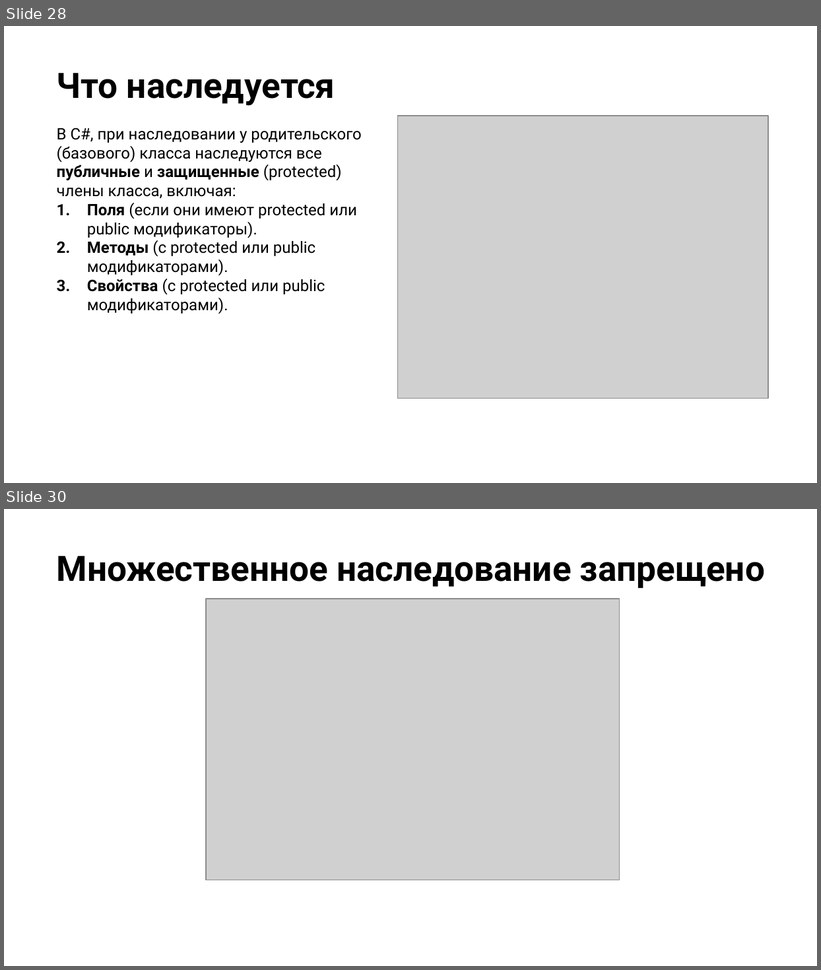
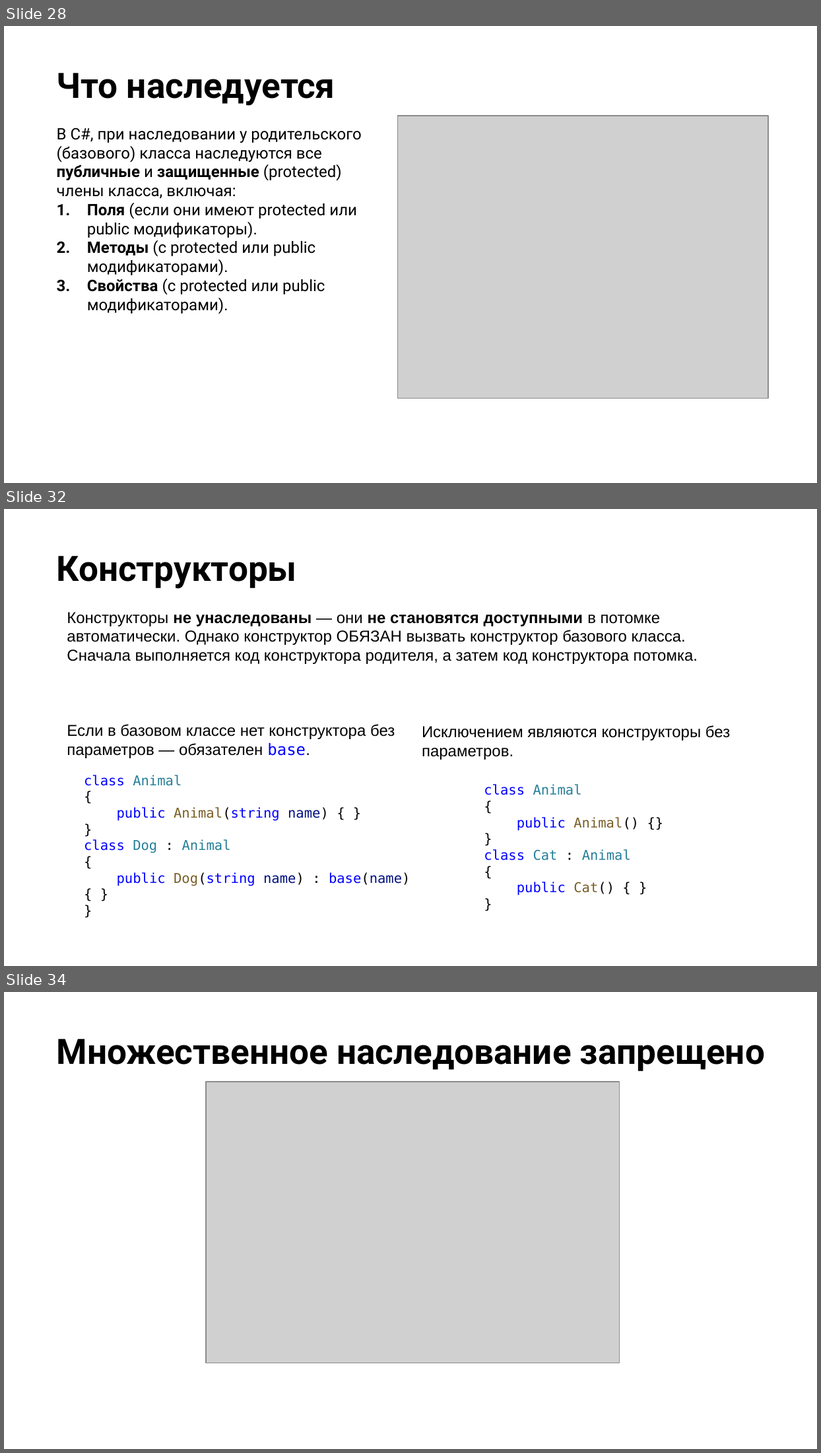
Before and after one commit to NilovPavel/OOP, a slide deck: ООПp.1.pptx. Shown one above the other, each under a label of ours: slides 28 and 30 before the commit, slides 28, 32 and 34 after it; the slides between them are not shown. The pictures are 821x970 and 821x1453 pixels, drawn with LibreOffice and Linux fonts; fonts in the diff are those of the drawing; grey boxes stand for pictures; background and template pictures are left out. Boxes give left, top, right and bottom in pixels: in the first picture for what was removed or moved away, otherwise in the second. Text is boxed around its words. In the diff, an @@ line names an element or a change of style, - is before the commit and + after.

```diff
--- a/ООПp.1.pptx
+++ b/ООПp.1.pptx
@@ slide 32 added at box(4, 509, 817, 966), background picture (left out) @@
@@ title added at box(57, 556, 297, 589), 31 pt, text #000000, bold @@
+Конструкторы
@@ text added at box(67, 612, 698, 664), 14 pt, text #000000 @@
+Конструкторы не унаследованы — они не становятся доступными в потомке автоматически. Однако конструктор ОБЯЗАН вызвать конструктор базового класса.
+Сначала выполняется код конструктора родителя, а затем код конструктора потомка.
@@ text added at box(67, 724, 395, 758), 14 pt, text #000000 @@
+Если в базовом классе нет конструктора без параметров — обязателен base.
@@ text added at box(422, 725, 730, 760), 14 pt, text #000000 @@
+Исключением являются конструкторы без параметров.
@@ text added at box(84, 775, 411, 887), 12 pt, text #0000FF @@
+class Animal
+{
+public Animal(string name) { }
+}
+class Dog : Animal
+{
+public Dog(string name) : base(name) { }
+}
@@ text added at box(484, 784, 639, 896), 12 pt, text #0000FF @@
+class Animal
+{
+public Animal() {}
+}
+class Cat : Animal
+{
+public Cat() { }
+}
@@ what was slide 30 is now slide 34 @@
```
Also in this commit, not shown: 3 slides changed, 3 other slides added, 14 other files.
